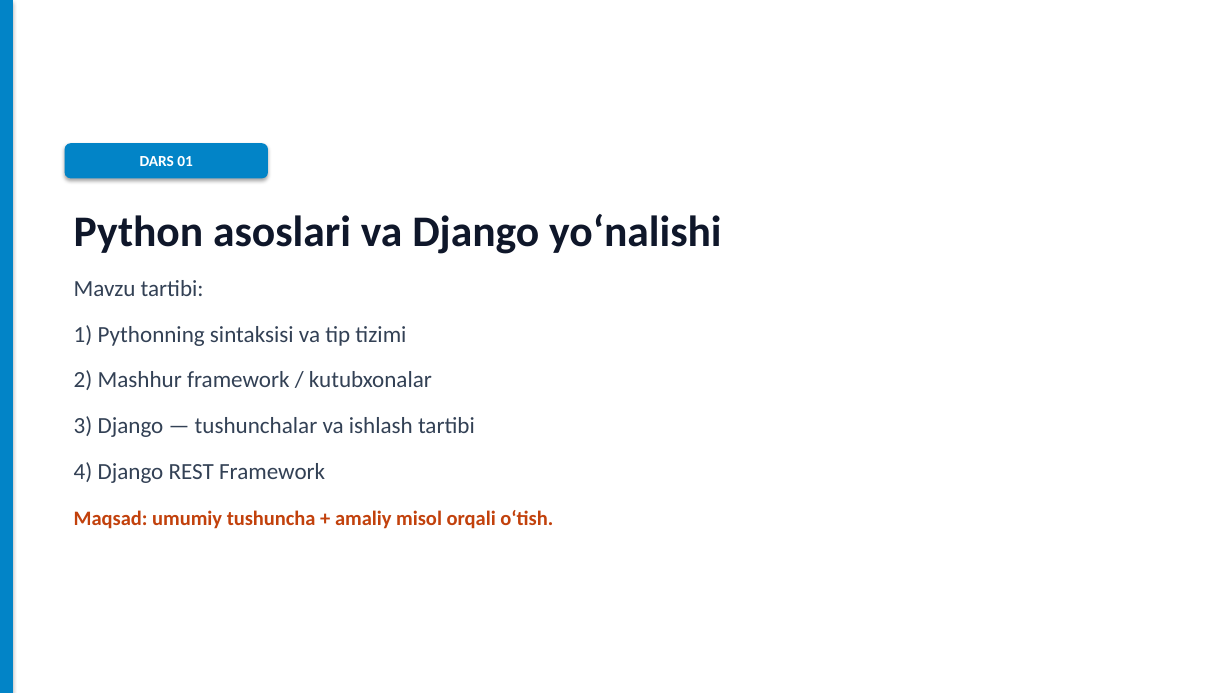
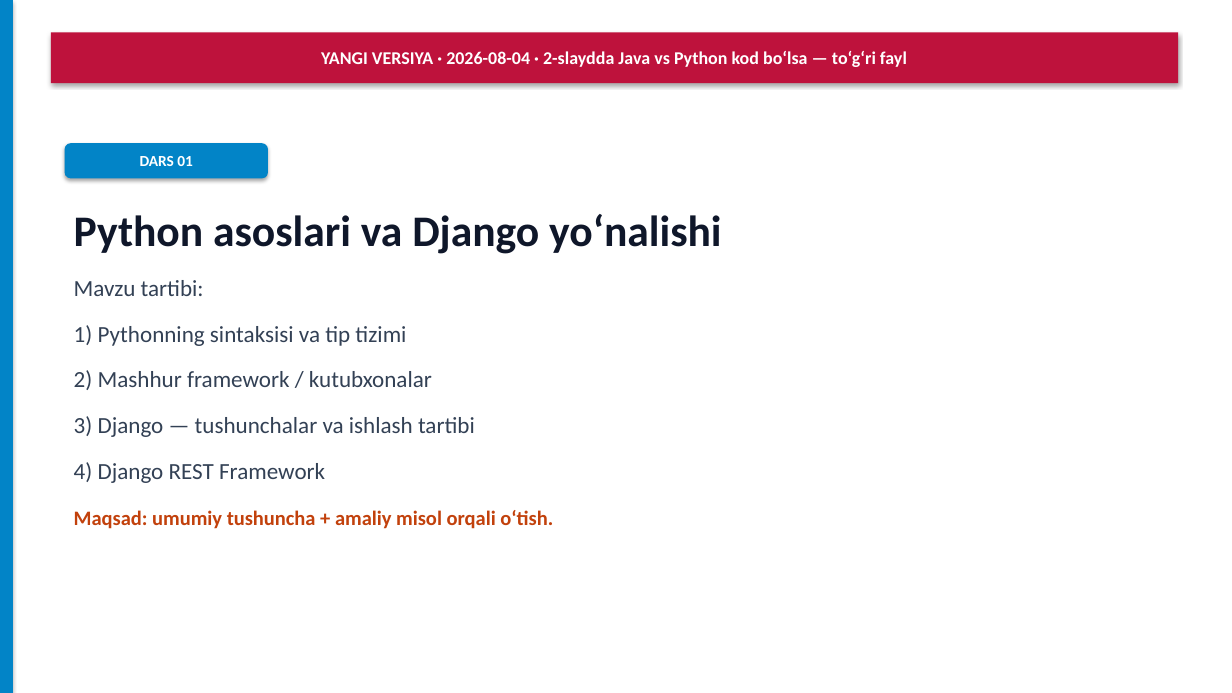
Before and after one commit to DilshodZokirov/bgalaxy-app, a slide deck: slide 1 of python-prezentatsiya/Python-Django-Yorqin.pptx. Drawn at 1232x693 pixels with LibreOffice and Linux fonts; fonts in the diff are those of the drawing. Boxes give left, top, right and bottom in pixels: in the first picture for what was removed or moved away, otherwise in the second. Text is boxed around its words. In the diff, an @@ line names an element or a change of style, - is before the commit and + after.

```diff
--- a/python-prezentatsiya/Python-Django-Yorqin.pptx
+++ b/python-prezentatsiya/Python-Django-Yorqin.pptx
@@ rectangle added at [51,32,1178,83], fill #BE123C @@
@@ text added at [321,51,907,67], 14 pt, text #FFFFFF, bold @@
+YANGI VERSIYA · 2026-08-04 · 2-slaydda Java vs Python kod bo‘lsa — to‘g‘ri fayl
```
Also in this commit, not shown: 2 other files.
